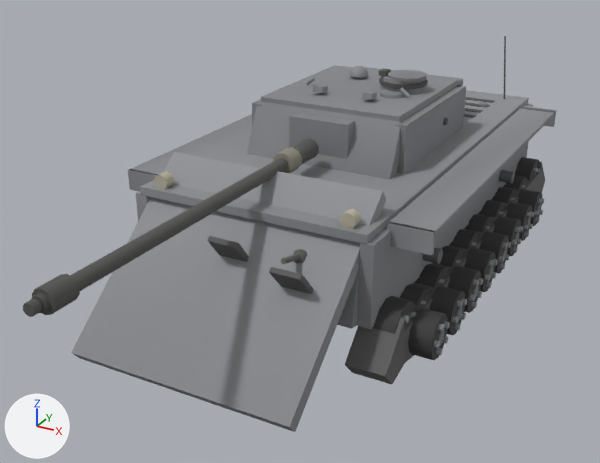
A saved change to the glTF model client/assets/models/tiger2.glb.
One viewpoint serves both versions: a 50 mm lens placed at (5.35, -11.94, 6.03), pointed at (-0.11, -2.02, 1.06). Every picture has the same lights, and +X, +Y and +Z are marked at lower left. The picture after the commit comes second. Where no turn or scale is listed for an object, it has been applied to the vertices. Vertices at exactly the same position are counted once.

The first picture shows 'barrel', 'glacis', 'hullSide', 'hullTop', 'lowerPlate', 'mantlet', 'tracks', 'turretFront', 'turretRoof', 'turretSide', 'wheel31', 'wheel33' and 17 more.
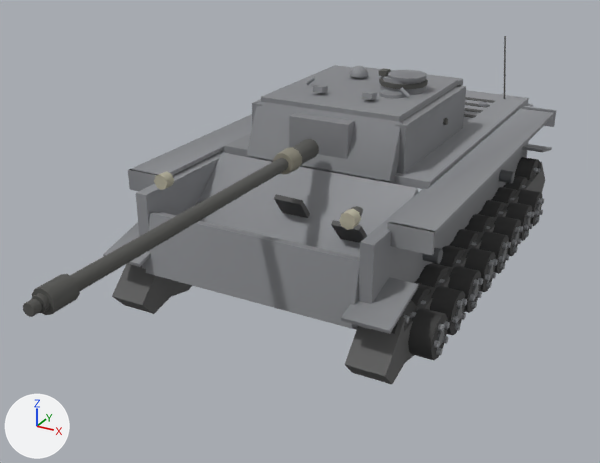
What the commit changed:
me_mesh_36 is used by ob_tracks; location (0.0, 0.0, 0.0).
me_mesh_36 had 172 vertices, 320 faces and spanned x -2.13..2.13, y -3.95..3.95, z 0.1..1.17.
me_mesh_36 now has 204 vertices, 368 faces and spans x -2.18..2.18, y -3.99..3.95, z 0.1..1.26.
Part 1, on me_mesh_36:
16 vertices are added at x -2.18..1.54, y -3.99..3.95, z 0.98..1.26.
16 new vertices lie (0.64, 0.0, 0.0) away from vertices in x -2.18..1.54, y -3.99..3.95, z 0.98..1.26.
48 new faces join them.
me_mesh_38 is used by ob_glacis; location (0.0, 0.0, 0.0).
Before the commit, vertices of me_mesh_38: 0 (1.6, -2.99, 2.35) at pixel (382, 190), 1 (1.6, -5.36, 0.35) at pixel (289, 427), 2 (1.6, -2.86, 2.19) at pixel (386, 199), 3 (1.6, -5.24, 0.19) at pixel (295, 432), 4 (-1.6, -2.86, 2.19).
Before the commit, vertices of me_mesh_38: 5 (-1.6, -5.24, 0.19) at pixel (79, 358), 6 (-1.6, -2.99, 2.35) at pixel (173, 151), 7 (-1.6, -5.36, 0.35) at pixel (71, 352).
me_mesh_38 had 80 vertices, 132 faces and spanned x -1.6..1.6, y -5.36..-2.7, z 0.19..2.35.
me_mesh_38 now has 80 vertices, 132 faces and spans x -1.6..1.6, y -3.41..-1.08, z 0.47..2.08.
me_mesh_38 part 2: the loose piece of 26 vertices spanning x 0.76..1.0, y -3.92..-3.68, z 1.48..1.72 is moved by (0.0, 1.62, 0.0).
me_mesh_38 part 3: the loose piece of 14 vertices spanning x 0.85..0.92, y -4.24..-3.79, z 1.59..1.78 is moved by (0.0, 1.62, 0.0).
me_mesh_38 part 4: the loose piece of 8 vertices spanning x -0.21..0.25, y -4.28..-3.7, z 1.17..1.84 is moved by (0.0, 1.62, 0.0).
me_mesh_38 part 5: the loose piece of 8 vertices spanning x 0.79..1.25, y -4.43..-3.85, z 1.04..1.71 is moved by (0.0, 1.62, 0.0).
Part 6, on me_mesh_38:
Vertices 0, 2, 4, 6 of me_mesh_38 move by (0.0, 1.2, -0.36).
Vertices 1, 3, 5, 7 of me_mesh_38 move by (0.0, 1.95, 0.28).
Other edits to the shape of me_mesh_38 do not show in these pictures.
me_mesh_41 is used by ob_hulltop; location (0.0, 0.0, 0.0).
Before the commit, vertices of me_mesh_41: 0 (1.7, -3.65, 2.03) at pixel (367, 235), 1 (1.7, -3.65, 1.9) at pixel (367, 244), 6 (-1.7, -3.65, 2.03) at pixel (140, 186), 7 (-1.7, -3.65, 1.9) at pixel (140, 194).
me_mesh_41 had 76 vertices, 124 faces and spanned x -1.7..1.7, y -3.65..3.65, z 1.9..2.07.
me_mesh_41 now has 76 vertices, 124 faces and spans x -1.7..1.7, y -1.58..3.65, z 1.9..2.07.
Part 7, on me_mesh_41:
Vertices 0, 1, 6, 7 of me_mesh_41 move by (0.0, 2.07, 0.0).

Where the change shows, as pixel boxes [x1, y1, x2, y2] in the pictures (600 x 463 px; the box of a moved part takes in the faces that stretch with it):
'glacis', reshaped
    before: [71, 152, 386, 432]
    after: [197, 153, 418, 330]
'hullTop', reshaped (22% narrower, 35% shorter)
    before: [140, 90, 529, 244]
    after: [224, 90, 529, 189]
'tracks', reshaped (mostly hidden)
    before: [345, 161, 545, 384]
    after: [103, 144, 552, 384]
part 1 of me_mesh_36, added
    after: [103, 144, 552, 334]
part 2 of me_mesh_38, moved or reshaped
    before: [293, 249, 307, 264]
    after: [351, 206, 363, 216]
part 3 of me_mesh_38, moved or reshaped (not visible afterwards)
    before: [281, 254, 300, 264]
part 4 of me_mesh_38, moved or reshaped
    before: [207, 236, 249, 262]
    after: [274, 194, 310, 218]
part 5 of me_mesh_38, moved or reshaped
    before: [269, 267, 313, 294]
    after: [331, 220, 367, 243]
part 6 of me_mesh_38, moved or reshaped
    before: [71, 152, 386, 432]
    after: [197, 153, 418, 330]
'lowerPlate', unchanged, uncovered by the edit
    before: [337, 271, 359, 329]
    after: [146, 211, 360, 329]
